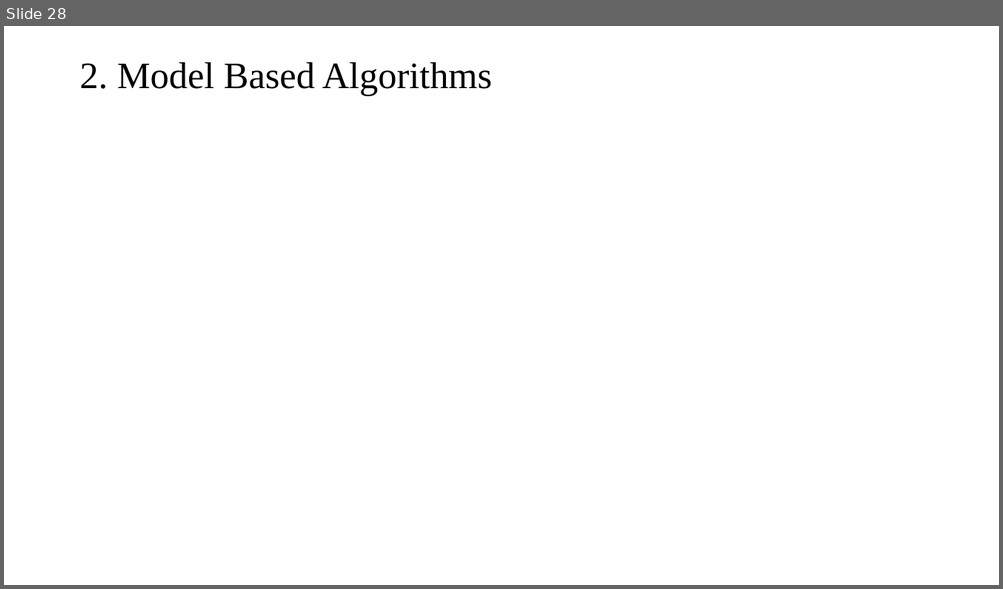
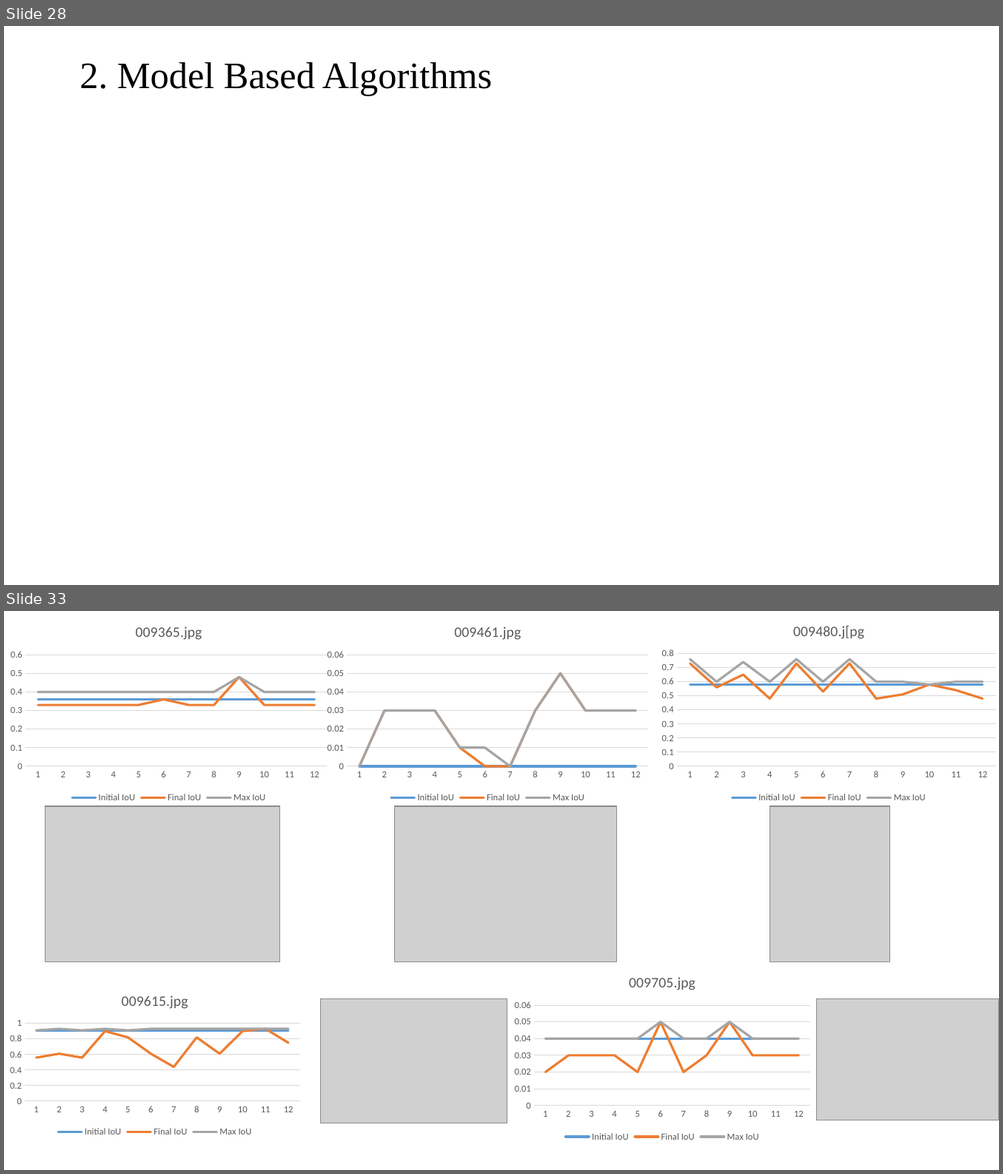
Before and after one commit to mlnewbie1996/Dissertation-MTech, a slide deck: Phase_I/Dissertation_Phase1.pptx. Shown one above the other, each under a label of ours: slide 28 before the commit, slides 28 and 33 after it; the slides between them are not shown. The pictures are 1003x589 and 1003x1174 pixels, drawn with LibreOffice and Linux fonts; fonts in the diff are those of the drawing; grey boxes stand for pictures. Boxes give left, top, right and bottom in pixels: in the first picture for what was removed or moved away, otherwise in the second. Text is boxed around its words. In the diff, an @@ line names an element or a change of style, - is before the commit and + after.

```diff
--- a/Phase_I/Dissertation_Phase1.pptx
+++ b/Phase_I/Dissertation_Phase1.pptx
@@ slide 33 added at <box>4,611,999,1170</box>, background #FFFFFF @@
@@ line chart added at <box>4,611,334,806</box> @@
+title "009365.jpg "
+categories: 1, 2, 3, 4, 5, 6, 7, 8, 9, 10, 11, 12
+Initial IoU: 0.36, 0.36, 0.36, 0.36, 0.36, 0.36, 0.36, 0.36, 0.36, 0.36, 0.36, 0.36
+Final IoU: 0.33, 0.33, 0.33, 0.33, 0.33, 0.36, 0.33, 0.33, 0.48, 0.33, 0.33, 0.33
+Max IoU: 0.4, 0.4, 0.4, 0.4, 0.4, 0.4, 0.4, 0.4, 0.48, 0.4, 0.4, 0.4
@@ line chart added at <box>320,611,654,806</box> @@
+title "009461.jpg "
+categories: 1, 2, 3, 4, 5, 6, 7, 8, 9, 10, 11, 12
+Initial IoU: 0, 0, 0, 0, 0, 0, 0, 0, 0, 0, 0, 0
+Final IoU: 0, 0.03, 0.03, 0.03, 0.01, 0, 0, 0.03, 0.05, 0.03, 0.03, 0.03
+Max IoU: 0, 0.03, 0.03, 0.03, 0.01, 0.01, 0, 0.03, 0.05, 0.03, 0.03, 0.03
@@ line chart added at <box>654,611,999,806</box> @@
+title "009480.j[pg "
+categories: 1, 2, 3, 4, 5, 6, 7, 8, 9, 10, 11, 12
+Initial IoU: 0.58, 0.58, 0.58, 0.58, 0.58, 0.58, 0.58, 0.58, 0.58, 0.58, 0.58, 0.58
+Final IoU: 0.73, 0.56, 0.65, 0.48, 0.73, 0.53, 0.73, 0.48, 0.51, 0.58, 0.54, 0.48
+Max IoU: 0.76, 0.6, 0.74, 0.6, 0.76, 0.6, 0.76, 0.6, 0.6, 0.58, 0.6, 0.6
@@ picture added at <box>45,806,280,963</box> @@
@@ picture added at <box>394,806,617,963</box> @@
@@ picture added at <box>769,806,889,963</box> @@
@@ line chart added at <box>509,963,817,1146</box> @@
+title "009705.jpg "
+categories: 1, 2, 3, 4, 5, 6, 7, 8, 9, 10, 11, 12
+Initial IoU: 0.04, 0.04, 0.04, 0.04, 0.04, 0.04, 0.04, 0.04, 0.04, 0.04, 0.04, 0.04
+Final IoU: 0.02, 0.03, 0.03, 0.03, 0.02, 0.05, 0.02, 0.03, 0.05, 0.03, 0.03, 0.03
+Max IoU: 0.04, 0.04, 0.04, 0.04, 0.04, 0.05, 0.04, 0.04, 0.05, 0.04, 0.04, 0.04
@@ line chart added at <box>4,981,306,1141</box> @@
+title "009615.jpg "
+categories: 1, 2, 3, 4, 5, 6, 7, 8, 9, 10, 11, 12
+Initial IoU: 0.91, 0.91, 0.91, 0.91, 0.91, 0.91, 0.91, 0.91, 0.91, 0.91, 0.91, 0.91
+Final IoU: 0.56, 0.61, 0.56, 0.9, 0.82, 0.61, 0.44, 0.82, 0.61, 0.9, 0.93, 0.75
+Max IoU: 0.91, 0.93, 0.91, 0.93, 0.91, 0.93, 0.93, 0.93, 0.93, 0.93, 0.93, 0.93
@@ picture added at <box>320,999,507,1124</box> @@
@@ picture added at <box>817,999,999,1121</box> @@
```
Also in this commit, not shown: 1 slide changed, 8 other slides added, 3 slides removed, 9 other files.
